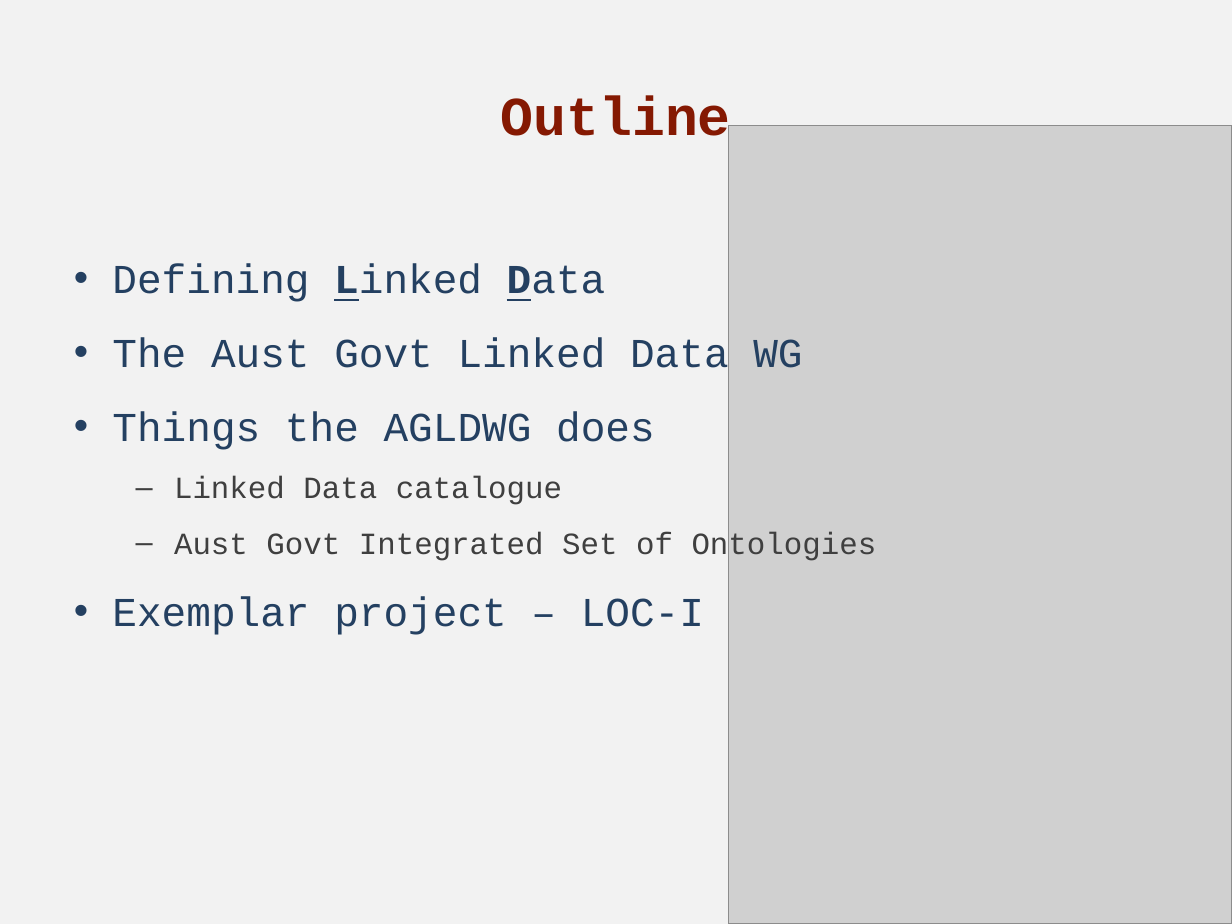
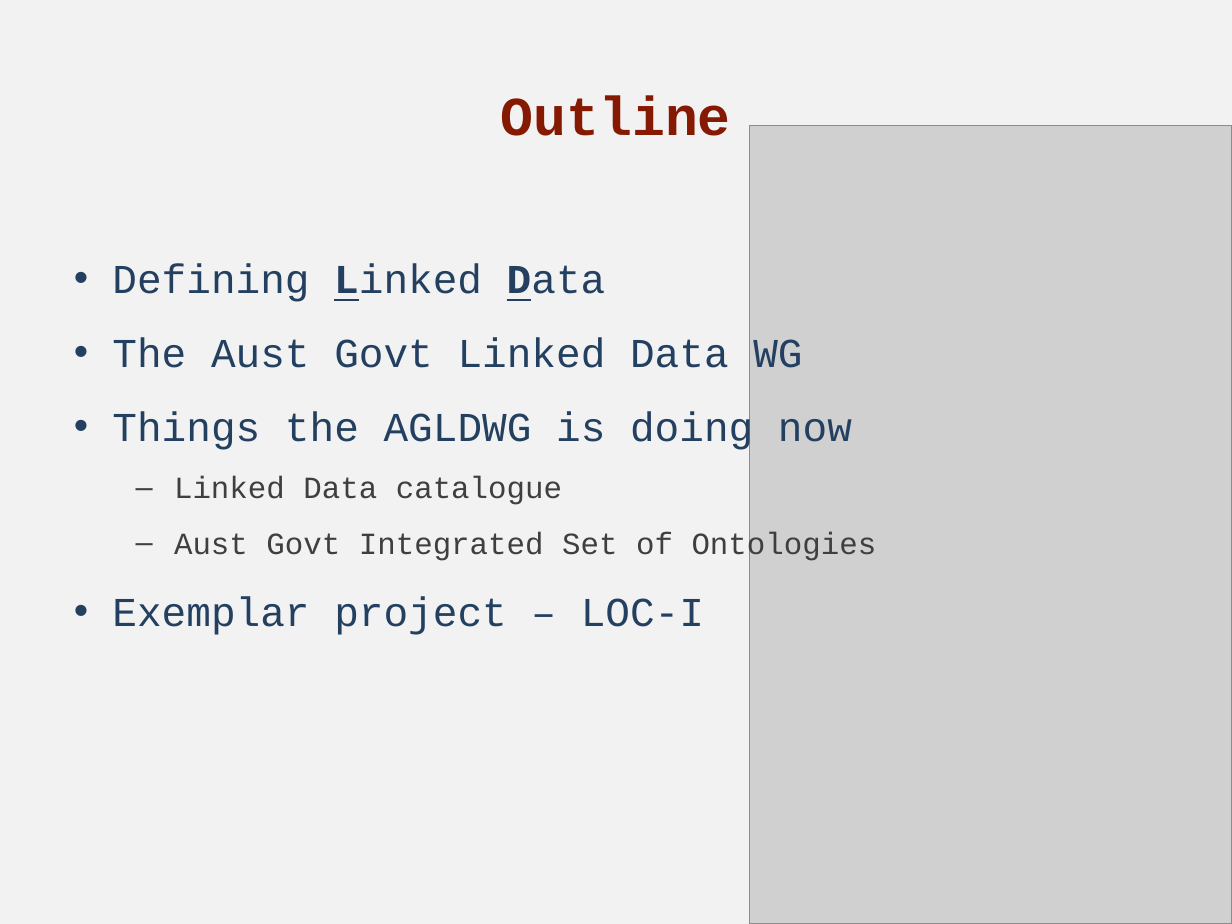
Before and after one commit to AGLDWG/website, a slide deck: slide 2 of prez/2018-07-20 - Open Data Community Meet-up - Nicholas Car.pptx. Drawn at 1232x924 pixels with LibreOffice and Linux fonts; fonts in the diff are those of the drawing; grey boxes stand for pictures. Boxes give left, top, right and bottom in pixels: in the first picture for what was removed or moved away, otherwise in the second. Text is boxed around its words. In the diff, an @@ line names an element or a change of style, - is before the commit and + after.

```diff
--- a/prez/2018-07-20 - Open Data Community Meet-up - Nicholas Car.pptx
+++ b/prez/2018-07-20 - Open Data Community Meet-up - Nicholas Car.pptx
@@ picture: place and size @@
-picture at (728, 126, 1232, 924)
+picture at (749, 126, 1232, 924)
@@ text at (112, 411, 852, 453): text changed @@
-• Things the AGLDWG does
+• Things the AGLDWG is doing now
```
Also in this commit, not shown: 5 other slides changed, 14 slides added, 1 slide removed.
